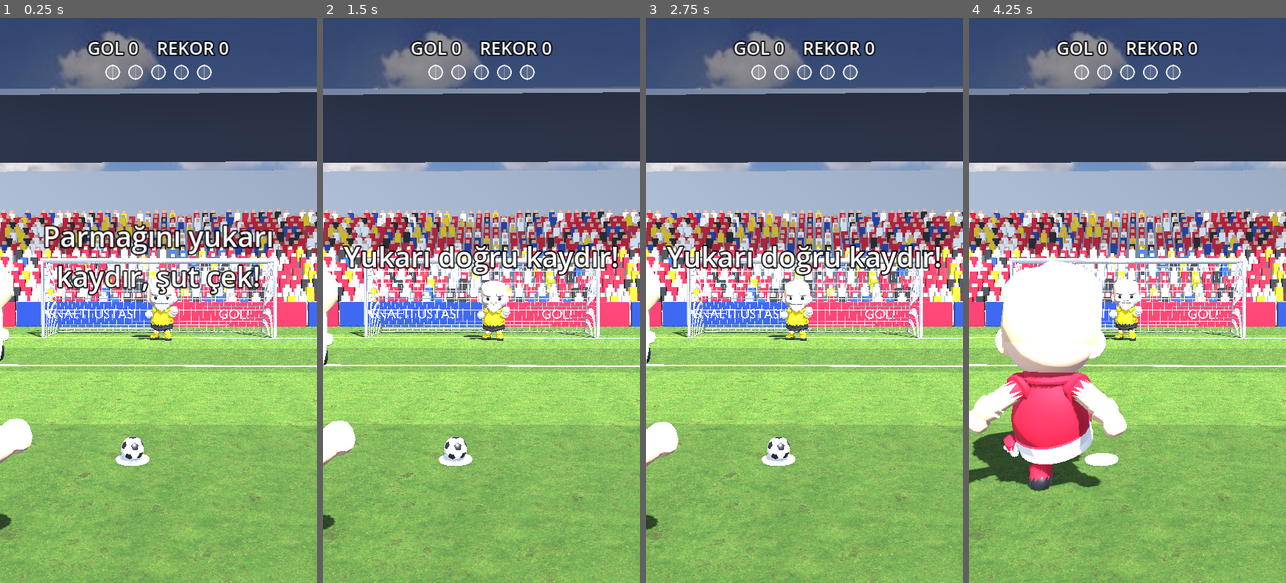
Above: before the commit, frames 1-4 (left to right).
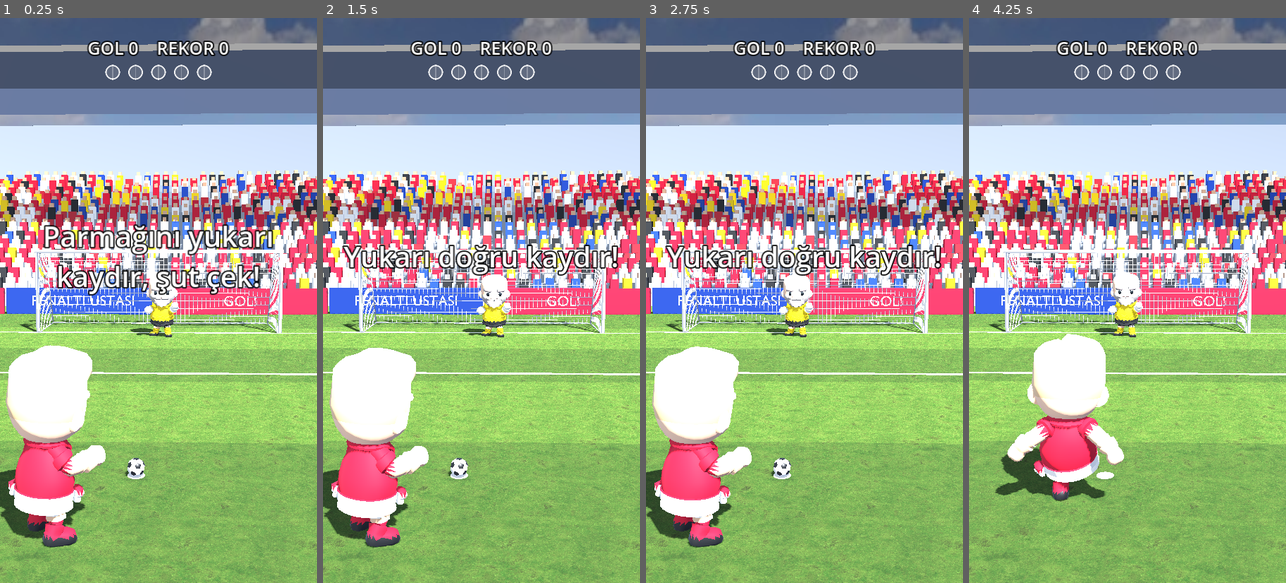
Above: after the commit, the same moments.

Repository: malisah61/unity-oyun
Game: Godot game, scene res://main.tscn
Two runs of this game, one before a commit and one after it. Both use one fixed random seed, a clock stepped at 60 frames per second and the inputs below.
Inputs (mouse positions are in pixels of both pictures, inside the frame that each line leads up to):
- Up to frame 1 (0.25 s): no input
- Up to frame 2 (1.5 s): move the mouse to (551, 272) at 0.52 s; click (551, 272) at 0.67 s; drag from (418, 328) to (465, 413) at 1.27 s
- Up to frame 3 (2.75 s): move the mouse to (836, 176) at 2.02 s; click (836, 176) at 2.17 s
- Up to frame 4 (4.25 s): drag from (1111, 413) to (1032, 215) at 2.77 s; move the mouse to (1222, 385) at 3.52 s; click (1222, 385) at 3.67 s

The runs differ from the first frame. In frame 1, 59% of the frame differs, in the area x 0-100%, y 0-100%; in frame 2, 60%; in frame 3, 60%; in frame 4, 61%.

Commit message:
Kamera yükseltildi, oyuncu görünür başlıyor, çatı rengi açıldı
Co-Authored-By: Claude Opus 5.5 <noreply@anthropic.com>
Claude-Session: https://claude.ai/code/session_01YPoiBXdns49t1yMi9hBNLc

Diff:
--- a/main.gd
+++ b/main.gd
@@ -14,7 +14,7 @@
 const OYUNCU_OLCEK := 1.8 / KARAKTER_BOY
 const KALECI_OLCEK := 1.9 / KARAKTER_BOY
 const KALECI_Z := KALE_Z + 0.45
-const KOSU_BAS := Vector3(-1.1, 0.0, 1.9)
+const KOSU_BAS := Vector3(-0.85, 0.0, 1.5)
 const KOSU_SON := Vector3(-0.32, 0.0, 0.55)
 const KOSU_SURE := 0.5
 const TEMAS_SURE := 0.36  # şut animasyonunda ayağın topa değdiği an
@@ -579,12 +579,12 @@
 	_kutu(Vector3(9.16, 0.006, KALE_Z + 2.75), Vector3(0.12, 0.012, 5.5), beyaz)
 	var nokta := MeshInstance3D.new()
 	var silindir := CylinderMesh.new()
-	silindir.top_radius = 0.16
-	silindir.bottom_radius = 0.16
-	silindir.height = 0.012
+	silindir.top_radius = 0.11
+	silindir.bottom_radius = 0.11
+	silindir.height = 0.004
 	silindir.material = _malzeme(beyaz)
 	nokta.mesh = silindir
-	nokta.position = Vector3(0, 0.006, 0)
+	nokta.position = Vector3(0, 0.003, 0)
 	add_child(nokta)
 	# Ceza yayı
 	for i in 24:
@@ -599,6 +599,15 @@
 	ag = kale.find_child("Ag", true, false) as Node3D
 	var tribun := _model("res://assets/modeller/tribun.glb")
 	tribun.position = Vector3(0, 0, KALE_Z)
+	# Çatının alt yüzü kameradan çok koyu görünüyor: açık metal tonu
+	for mi in tribun.find_children("*", "MeshInstance3D", true, false):
+		var mesh := (mi as MeshInstance3D).mesh
+		for i in mesh.get_surface_count():
+			var mat := mesh.surface_get_material(i)
+			if mat and mat.resource_name == "Cati" and mat is StandardMaterial3D:
+				var yeni := (mat as StandardMaterial3D).duplicate() as StandardMaterial3D
+				yeni.albedo_color = Color(0.72, 0.76, 0.82)
+				(mi as MeshInstance3D).set_surface_override_material(i, yeni)
 	for x in [-34.0, 34.0]:
 		var b := _model("res://assets/modeller/bayrak.glb")
 		b.position = Vector3(x, 0, KALE_Z)
@@ -627,10 +636,10 @@
 	# Kamera: oyuncunun arkasından kaleye; ekran genişliği ne olursa olsun kale sığsın
 	kamera = Camera3D.new()
 	kamera.keep_aspect = Camera3D.KEEP_WIDTH
-	kamera.fov = 36.0
+	kamera.fov = 30.0
 	kamera.far = 300.0
 	add_child(kamera)
-	kamera.look_at_from_position(Vector3(0.35, 1.65, 4.6), Vector3(0, 1.2, KALE_Z))
+	kamera.look_at_from_position(Vector3(0.45, 2.9, 7.0), Vector3(0, 1.0, KALE_Z))
 	kamera.current = true
 
 
